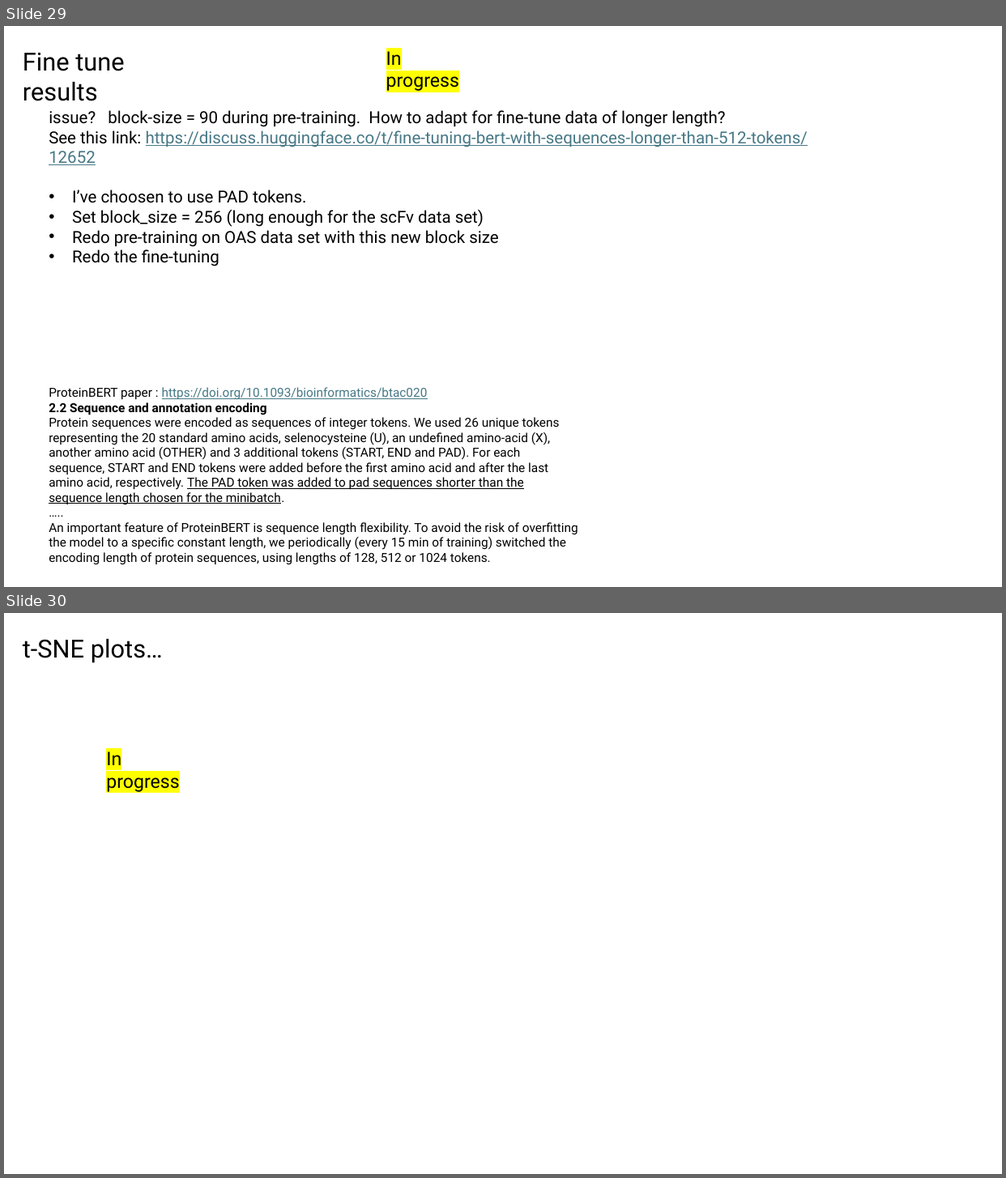
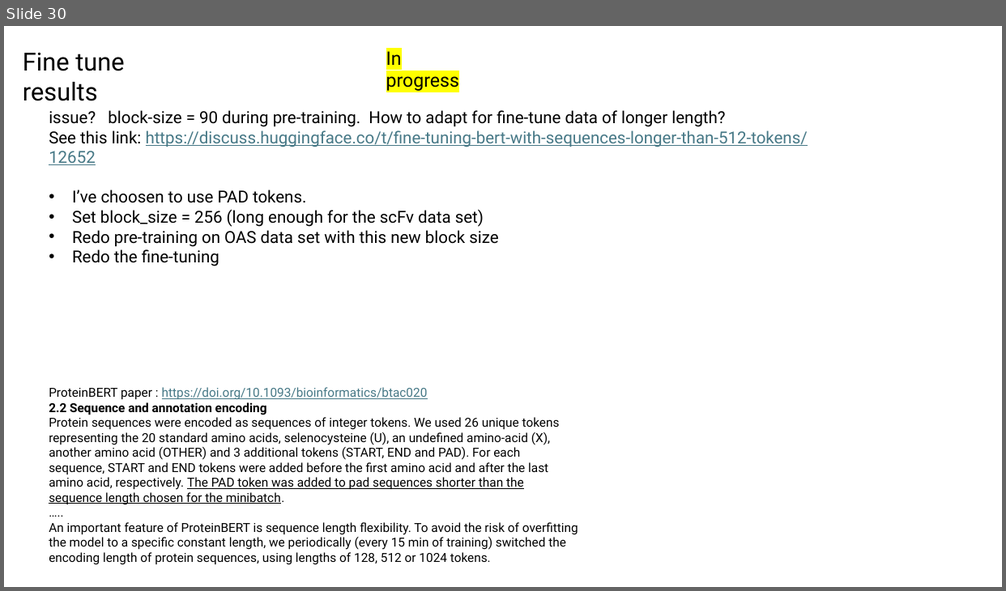
Before and after one commit to planaria158/BERT-antibody-antigen-binding-energy, a slide deck: Homework-aAlphaBio.pptx. Shown one above the other, each under a label of ours: slides 29 and 30 before the commit, slide 30 after it. The pictures are 1006x1178 and 1006x591 pixels, drawn with LibreOffice and Linux fonts; fonts in the diff are those of the drawing. Boxes give left, top, right and bottom in pixels: in the first picture for what was removed or moved away, otherwise in the second. Text is boxed around its words. In the diff, an @@ line names an element or a change of style, - is before the commit and + after.

```diff
--- a/Homework-aAlphaBio.pptx
+++ b/Homework-aAlphaBio.pptx
@@ slide 30 removed at box(4, 613, 1002, 1174), background #FFFFFF @@
@@ text removed at box(23, 639, 163, 663) @@
-t-SNE plots…
@@ text removed at box(106, 752, 179, 792) @@
-In progress
@@ what was slide 29 is now slide 30 @@
```
Also in this commit, not shown: 7 slides changed, 3 slides added, 1 other slide removed.
